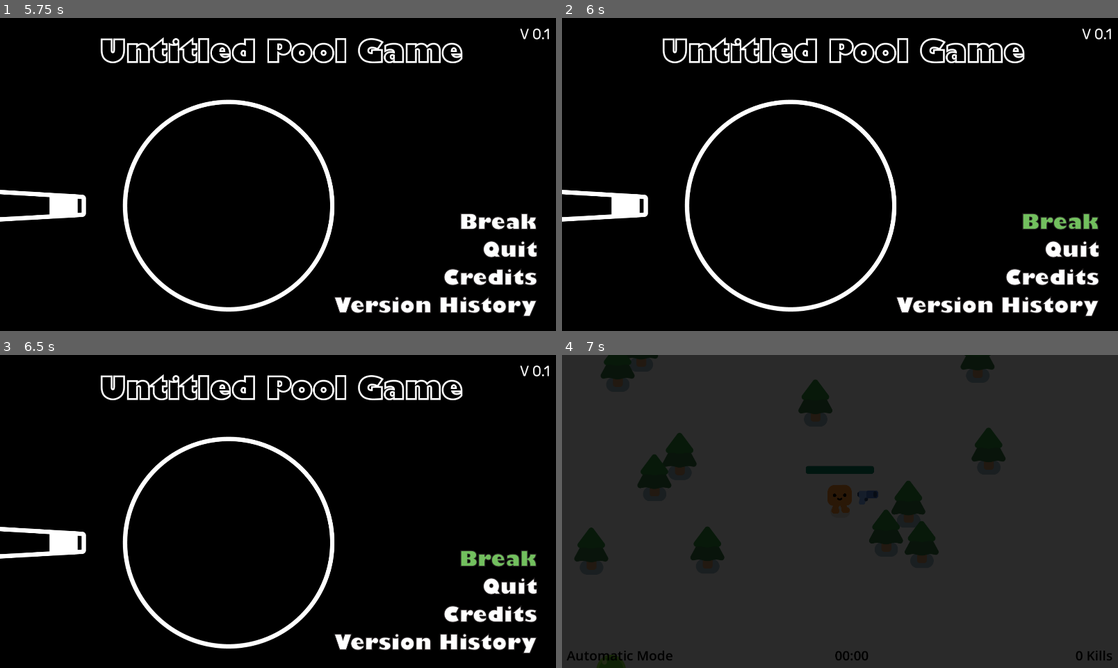
Above: before the commit, frames 1-4 (two rows, left to right).
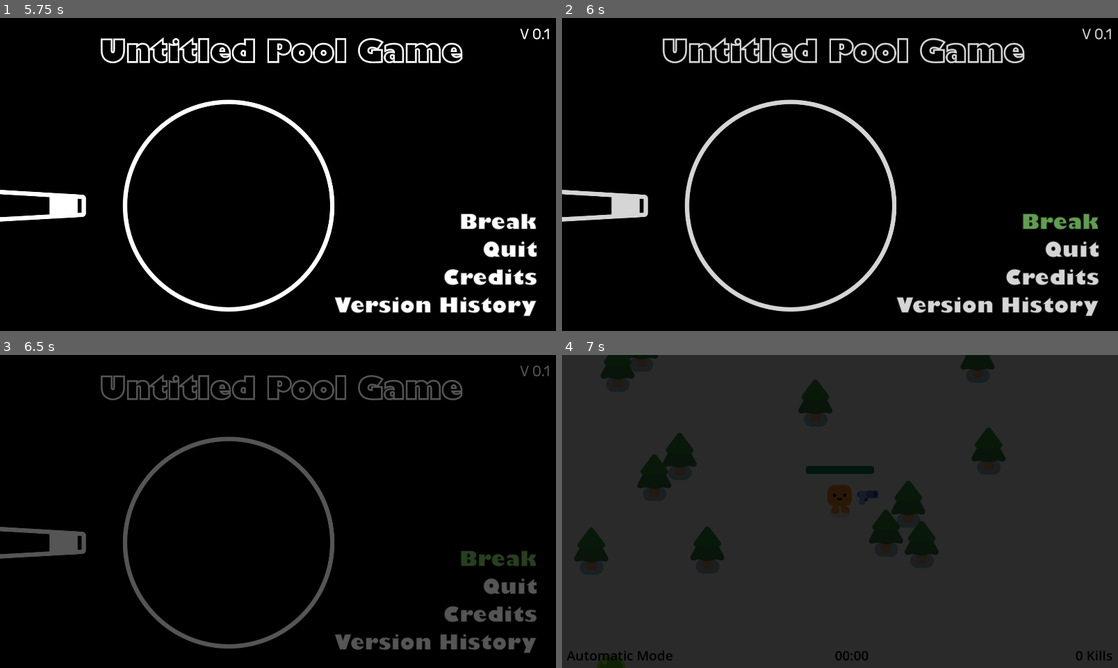
Above: after the commit, the same moments.

Repository: Muirotidua/IMGD1001-Project
Game: Godot game, scene res://scenes/splash_screen.tscn
Two runs of this game, one before a commit and one after it. Both use one fixed random seed, a clock stepped at 60 frames per second and the inputs below.
Inputs (mouse positions are in pixels of both pictures, inside the frame that each line leads up to):
- Up to frame 1 (5.75 s): move the mouse to (400, 158) at 0.52 s; hold D (move_right) 0.53-1.28 s; hold Space (ball_hit) 0.53-1.28 s; move the mouse to (166, 190) at 1.27 s; hold S (move_down) 1.28-2.03 s; click (166, 190) at 1.35 s; move the mouse to (333, 105) at 2.02 s; hold D (move_right) 2.03-2.78 s; hold Space (ball_hit) 2.03-2.78 s; move the mouse to (250, 237) at 2.77 s; hold W (move_up) 2.78-3.53 s; click (250, 237) at 2.85 s; move the mouse to (444, 221) at 3.52 s; hold Space (ball_hit) 3.53-4.28 s; hold Left (left_tar) 3.53-5.03 s; move the mouse to (111, 127) at 4.27 s; click (111, 127) at 4.35 s; move the mouse to (305, 174) at 5.02 s; hold S (move_down) from 5.03 s (still down); hold Space (ball_hit) from 5.03 s (still down)
- Up to frame 2 (6 s): release S (move_down) at 5.75 s; release Space (ball_hit) at 5.75 s; click (1062, 224) at 5.75 s
- Up to frame 3 (6.5 s): no input
- Up to frame 4 (7 s): click (1062, 561) at 6.5 s

Frame 1 is identical in both runs. In frame 2, 5.6% of the frame differs, in the area x 0-99%, y 3-96%; in frame 3, 6.8%; in frame 4, nothing differs.

Commit message:
quick fix

Diff:
--- a/scripts/main_menu.gd
+++ b/scripts/main_menu.gd
@@ -10,6 +10,7 @@
 func _on_start_pressed() -> void:
 	if clicked == null:
 		clicked = "start";
+		$Fade.show()
 		$"Fade/Fade Timer".start()
 		$Fade/AnimationPlayer.play("fade_in_black")
 		%StartSelect.play();
